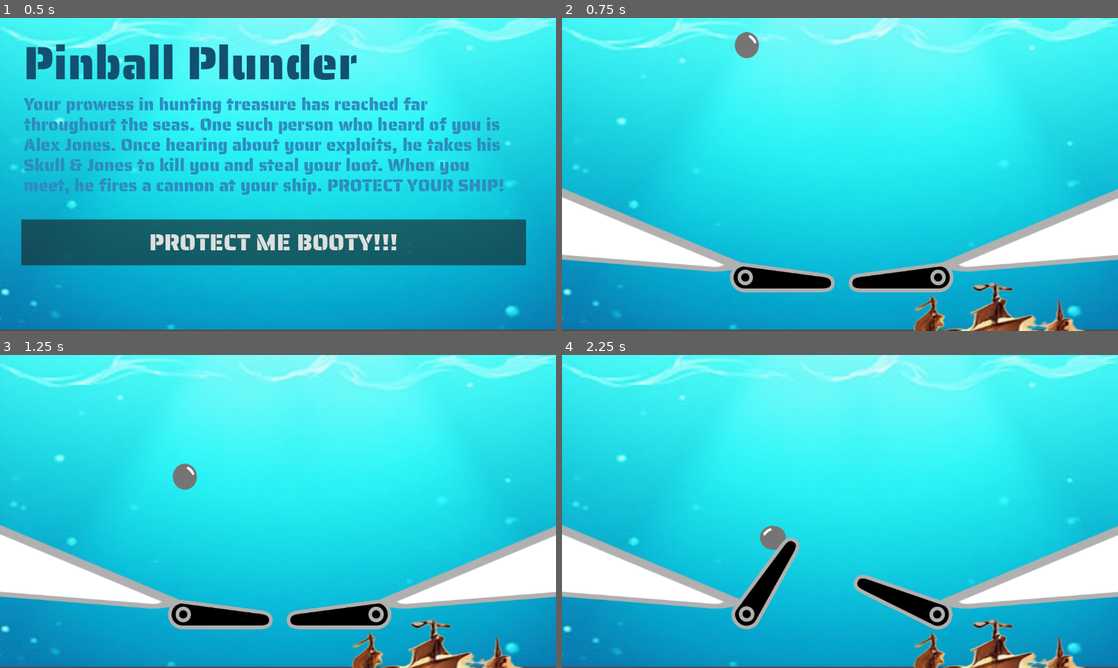
Above: before the commit, frames 1-4 (two rows, left to right).
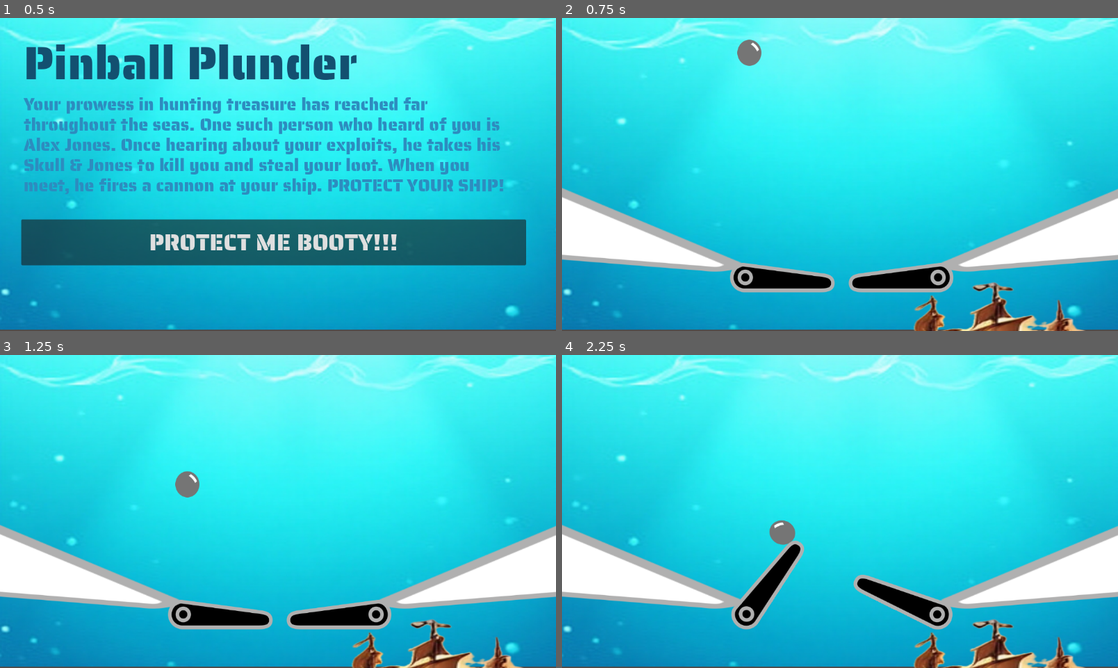
Above: after the commit, the same moments.

Repository: amodhakal/pinball-plunder
Game: Godot game, scene res://scenes/Title.tscn
Same seed, same stepped clock (60 frames per second), same inputs: the game is played once before the commit and once after it.
Inputs:
- Up to frame 1 (0.5 s): no input
- Up to frame 2 (0.75 s): click "PROTECT ME BOOTY!!!" at 0.5 s
- Up to frame 3 (1.25 s): no input
- Up to frame 4 (2.25 s): hold D (flip_right) 1.28-2.03 s; hold A (flip_left) from 2.03 s (still down)

Frame 1 is identical in both runs. In frame 2, 0.3% of the frame differs, in the area x 31-36%, y 4-16%; in frame 3, 0.3%; in frame 4, 0.9%, in the area x 30-44%, y 52-88%.

Commit message:
Add flippers and boundary logic

Diff:
--- a/scenes/Game.tscn
+++ b/scenes/Game.tscn
@@ -13,6 +13,37 @@
 a = Vector2(-347, 220)
 b = Vector2(23, 63)
 
+[sub_resource type="GDScript" id="GDScript_qwqy3"]
+script/source = "extends RigidBody2D
+
+@export var bounce_factor: float = 1.0  # Controls the strength of bounce
+@export var speed: float = 500  # Adjust the speed of the ball
+
+var velocity = Vector2.ZERO
+
+func _ready():
+	# Set initial velocity
+	velocity = Vector2(100, 300)  # Customize starting speed
+
+func _physics_process(delta):
+	# Move the ball
+	velocity = velocity.normalized() * speed  # Normalize to control consistent speed
+	position += velocity * delta  # Apply the velocity to the ball's position
+
+	# Check if the ball is outside the screen boundaries
+	var screen_rect = get_viewport().get_visible_rect()
+
+	if position.x < screen_rect.position.x:  # Ball goes beyond the left
+		velocity.x = abs(velocity.x)  # Reverse X direction (bounce right)
+	elif position.x > screen_rect.position.x + screen_rect.size.x:  # Ball goes beyond the right
+		velocity.x = -abs(velocity.x)  # Reverse X direction (bounce left)
+
+	if position.y < screen_rect.position.y:  # Ball goes beyond the top
+		velocity.y = abs(velocity.y)  # Reverse Y direction (bounce down)
+	elif position.y > screen_rect.position.y + screen_rect.size.y:  # Ball goes beyond the bottom
+		velocity.y = -abs(velocity.y)  # Reverse Y direction (bounce up)
+"
+
 [sub_resource type="CircleShape2D" id="CircleShape2D_gfh5p"]
 radius = 27.7322
 
@@ -22,6 +53,15 @@
 [sub_resource type="SegmentShape2D" id="SegmentShape2D_vyjhx"]
 a = Vector2(-19, 56)
 b = Vector2(356, 218)
+
+[sub_resource type="RectangleShape2D" id="RectangleShape2D_1xax1"]
+size = Vector2(61, 392)
+
+[sub_resource type="RectangleShape2D" id="RectangleShape2D_oql34"]
+size = Vector2(1272.5, 62)
+
+[sub_resource type="RectangleShape2D" id="RectangleShape2D_sr7ca"]
+size = Vector2(95.5, 353)
 
 [node name="Game" type="Node2D"]
 script = ExtResource("1_hd6hx")
@@ -44,6 +84,7 @@
 shape = SubResource("SegmentShape2D_tpyx0")
 
 [node name="BallPhysics" type="RigidBody2D" parent="."]
+script = SubResource("GDScript_qwqy3")
 
 [node name="CollisionShape2D" type="CollisionShape2D" parent="BallPhysics"]
 position = Vector2(383, 43)
@@ -118,3 +159,23 @@
 [node name="CollisionShape2D" type="CollisionShape2D" parent="LeftWall"]
 position = Vector2(10, 332)
 shape = SubResource("SegmentShape2D_vyjhx")
+
+[node name="GameWall" type="Node" parent="."]
+
+[node name="StaticLeft" type="StaticBody2D" parent="GameWall"]
+
+[node name="Left" type="CollisionShape2D" parent="GameWall/StaticLeft"]
+position = Vector2(-32, 190)
+shape = SubResource("RectangleShape2D_1xax1")
+
+[node name="StaticTop" type="StaticBody2D" parent="GameWall"]
+
+[node name="Top" type="CollisionShape2D" parent="GameWall/StaticTop"]
+position = Vector2(594, -29)
+shape = SubResource("RectangleShape2D_oql34")
+
+[node name="StaticRight" type="StaticBody2D" parent="GameWall"]
+
+[node name="Right" type="CollisionShape2D" parent="GameWall/StaticRight"]
+position = Vector2(1202.25, 167)
+shape = SubResource("RectangleShape2D_sr7ca")
--- a/scripts/left_flipper.gd
+++ b/scripts/left_flipper.gd
@@ -17,7 +17,7 @@
 	# Check if the flipper has reached the resting position
 	if !flipping and abs(rotation - resting_rotation) < 0.1:  # Rotation is close to resting position
 		angular_velocity = 0  # Stop applying angular velocity once resting position is reached
-	elif flipping and abs(rotation - resting_rotation) > 1.0:
+	elif flipping and rotation - resting_rotation < -1.0:
 		angular_velocity = 0
 	else:
 		if flipping:
--- a/scripts/right_flipper.gd
+++ b/scripts/right_flipper.gd
@@ -17,7 +17,7 @@
 	# Check if the flipper has reached the resting position
 	if !flipping and abs(rotation - resting_rotation) < 0.1:  # Rotation is close to resting position
 		angular_velocity = 0  # Stop applying angular velocity once resting position is reached
-	elif flipping and abs(rotation - resting_rotation) > 1.0:
+	elif flipping and rotation - resting_rotation > 1.0:
 		angular_velocity = 0
 	else:
 		if flipping:
Not shown: 1 places in scenes/Game.tscn that only renumber resources
